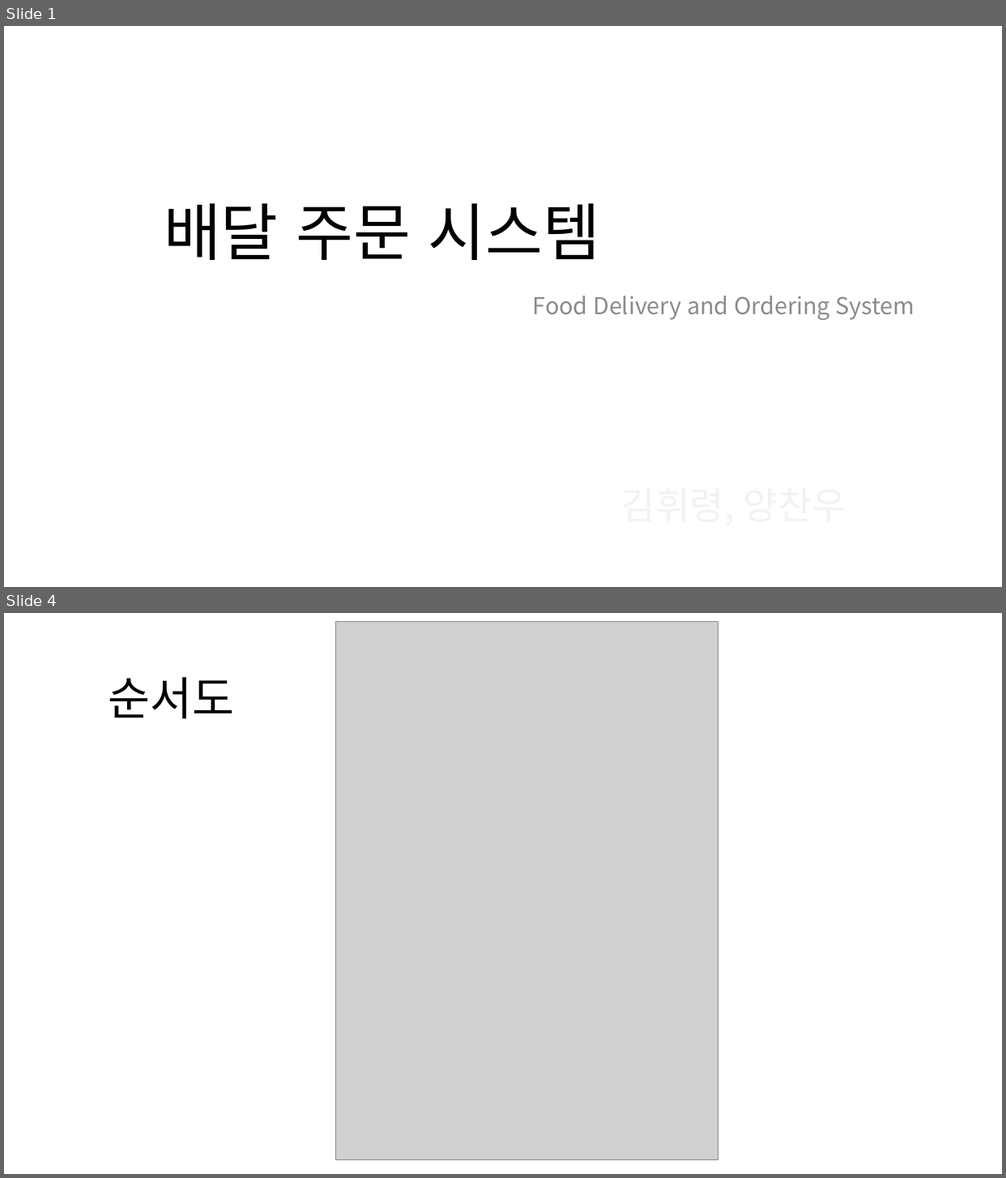
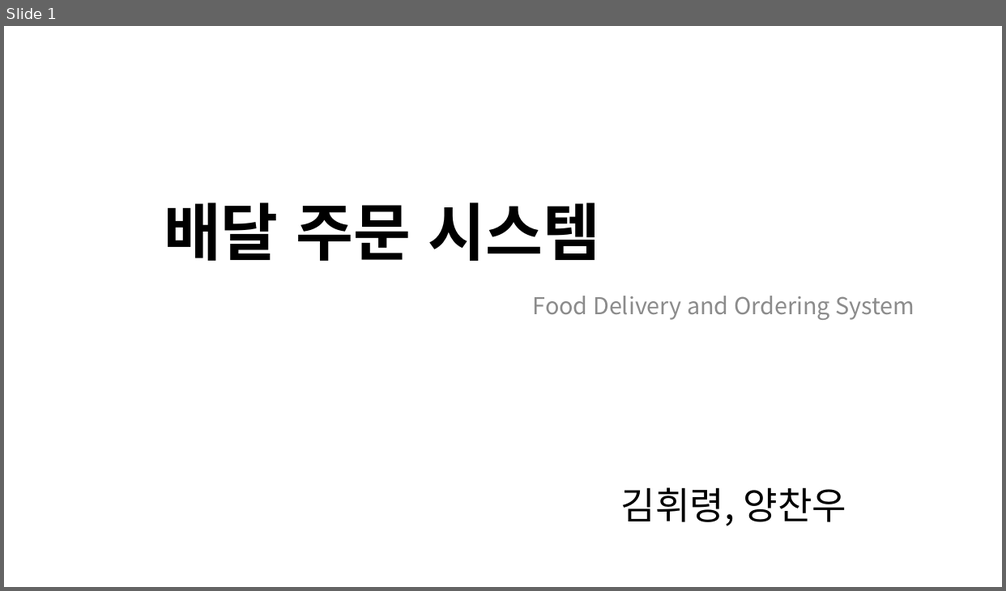
Before and after one commit to ian1321/SwingProject, a slide deck: 배달 주문 시스템.pptx. Shown one above the other, each under a label of ours: slides 1 and 4 before the commit, slide 1 after it; the slides between them are not shown. The pictures are 1006x1178 and 1006x591 pixels, drawn with LibreOffice and Linux fonts; fonts in the diff are those of the drawing; grey boxes stand for pictures. Boxes give left, top, right and bottom in pixels: in the first picture for what was removed or moved away, otherwise in the second. Text is boxed around its words. In the diff, an @@ line names an element or a change of style, - is before the commit and + after.

```diff
--- a/배달 주문 시스템.pptx
+++ b/배달 주문 시스템.pptx
@@ slide 4 removed at [4,613,1002,1174], background #FFFFFF @@
@@ picture removed at [335,622,718,1161] @@
@@ title removed at [108,677,234,719] @@
-순서도
@@ slide 1 changed as well @@
@@ title "배달 주문 시스템" at [164,203,601,261]: bold on @@
@@ text added at [621,488,847,527], 36 pt, text #000000 @@
+김휘령, 양찬우
```
Also in this commit, not shown: 3 other slides changed, 1 slide added, 3 other slides removed.
